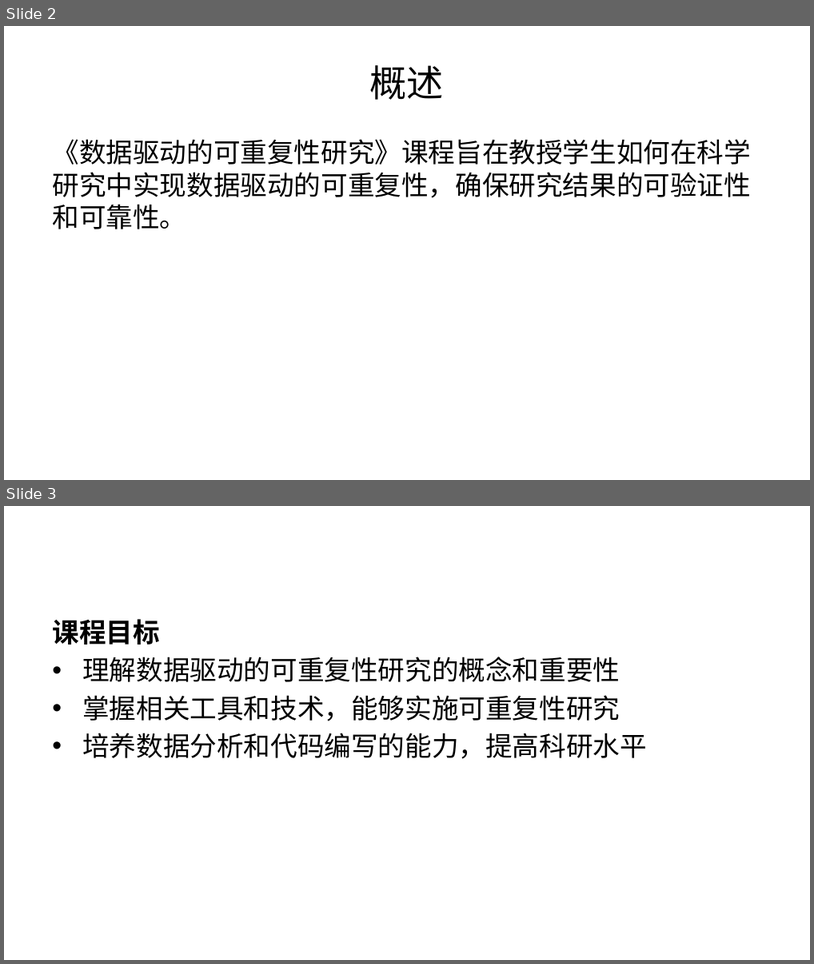
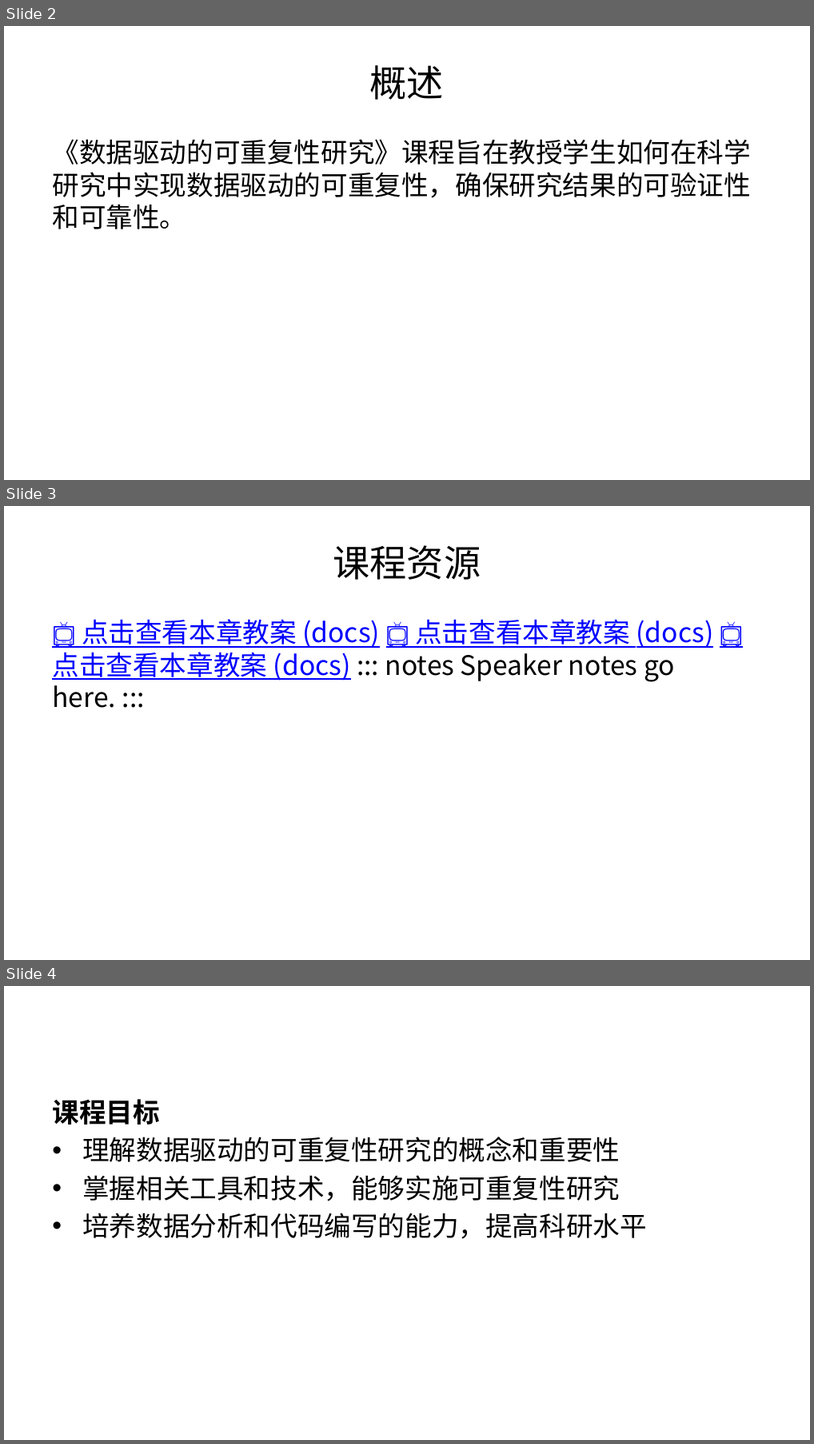
Before and after one commit to Data-collection-and-preprocessing/Data-collection-and-preprocessing-2027-Spring, a slide deck: slides/lecture1-intro.pptx. Shown one above the other, each under a label of ours: slides 2 and 3 before the commit, slides 2, 3 and 4 after it. The pictures are 814x964 and 814x1444 pixels, drawn with LibreOffice and Linux fonts; fonts in the diff are those of the drawing. Boxes give left, top, right and bottom in pixels: in the first picture for what was removed or moved away, otherwise in the second. Text is boxed around its words. In the diff, an @@ line names an element or a change of style, - is before the commit and + after.

```diff
--- a/slides/lecture1-intro.pptx
+++ b/slides/lecture1-intro.pptx
@@ slide 3 added at (4,506,810,960), background #FFFFFF @@
@@ title added at (334,545,482,580), 33 pt, text #000000 @@
+课程资源
@@ text added at (52,619,714,708), 24 pt, text #0000FF, underline @@
+📺 点击查看本章教案 (docs) 📺 点击查看本章教案 (docs) 📺 点击查看本章教案 (docs) ::: notes Speaker notes go here. :::
@@ what was slide 3 is now slide 4 @@
```
Also in this commit, not shown: 3 slides changed, 18 other files.
